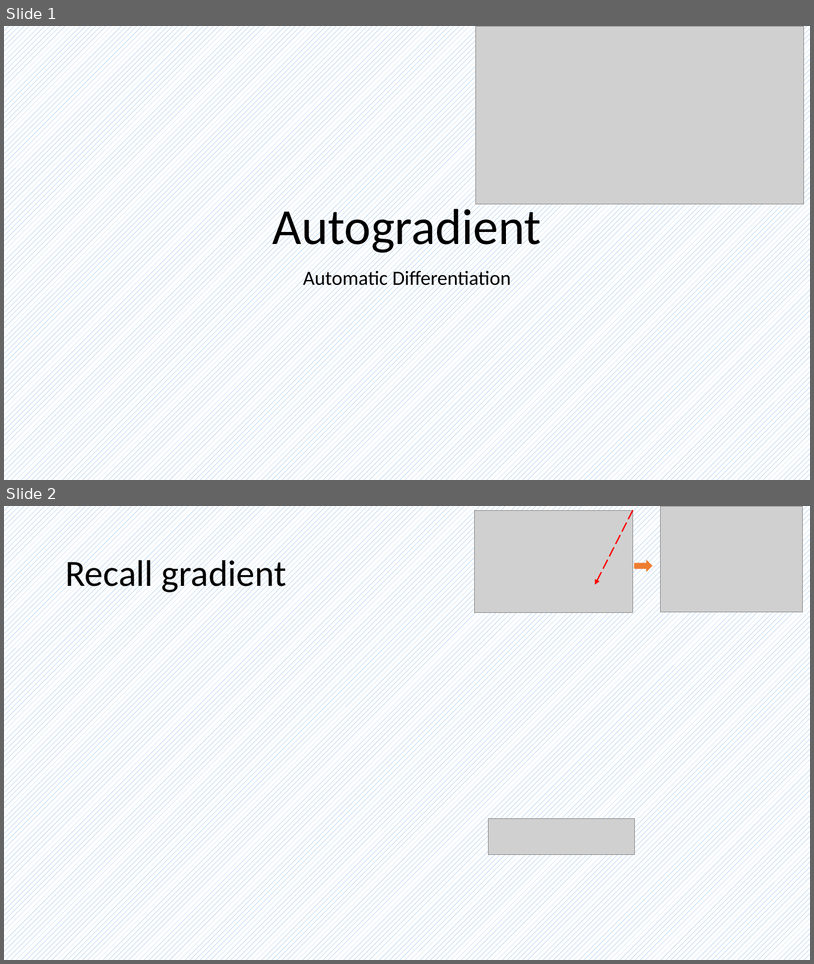
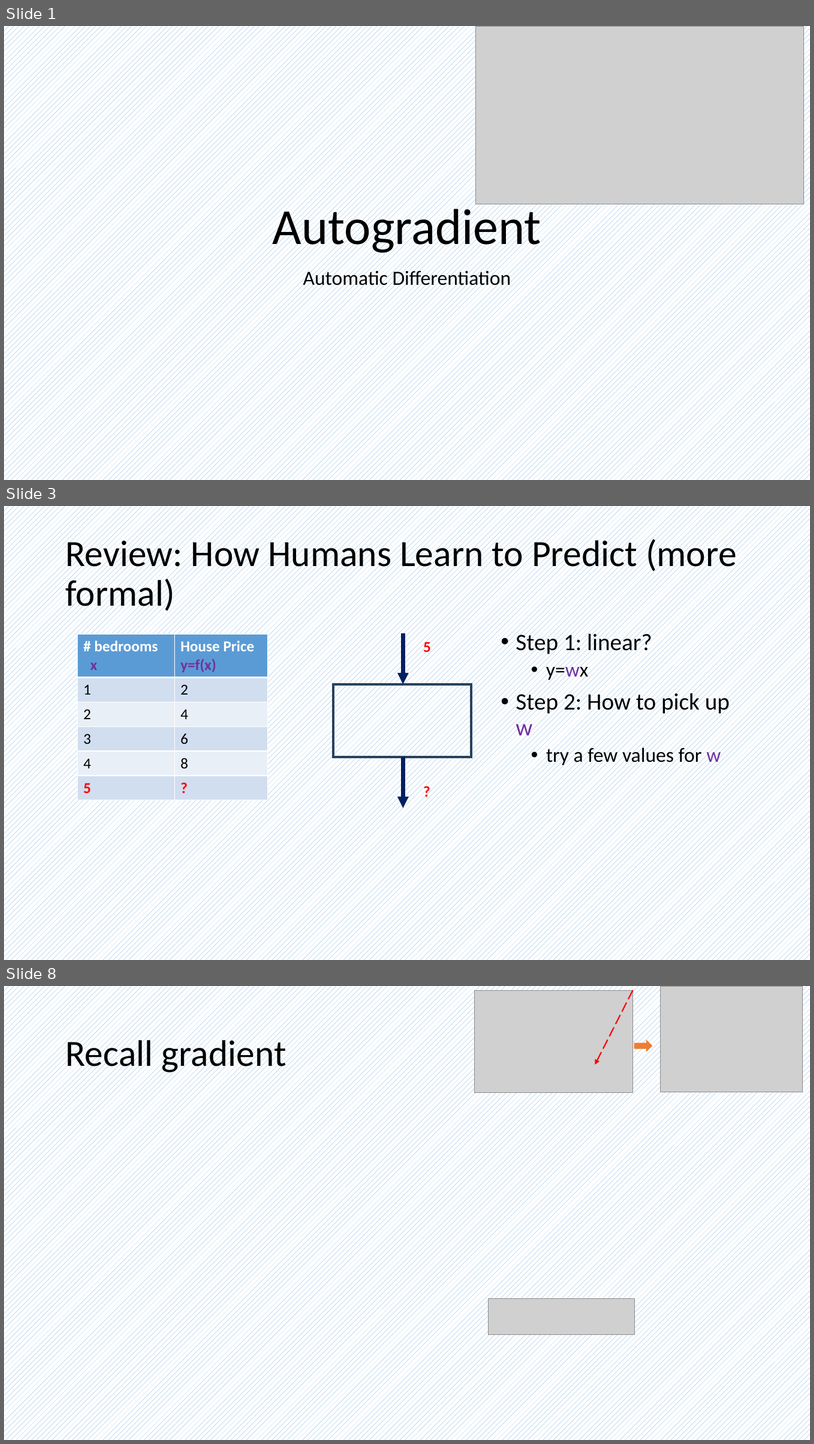
Before and after one commit to frankwxu/AI4DigitalForensics, a slide deck: CYFI445/lectures/03_linear_regressioin_autogradient/compute_autogradient.pptx. Shown one above the other, each under a label of ours: slides 1 and 2 before the commit, slides 1, 3 and 8 after it; the slides between them are not shown. The pictures are 814x964 and 814x1444 pixels, drawn with LibreOffice and Linux fonts; fonts in the diff are those of the drawing; grey boxes stand for pictures; background and template pictures are left out. Boxes give left, top, right and bottom in pixels: in the first picture for what was removed or moved away, otherwise in the second. Text is boxed around its words. In the diff, an @@ line names an element or a change of style, - is before the commit and + after.

```diff
--- a/CYFI445/lectures/03_linear_regressioin_autogradient/compute_autogradient.pptx
+++ b/CYFI445/lectures/03_linear_regressioin_autogradient/compute_autogradient.pptx
@@ slide 3 added at (4, 506, 810, 960), background pattern #5B9BD5 on #FFFFFF @@
@@ title added at (65, 535, 737, 615), 44 pt, text #000000 @@
+Review: How Humans Learn to Predict (more formal)
@@ text added at (516, 630, 730, 767), 28 pt, text #000000 @@
+• Step 1: linear?
+  • y=wx
+• Step 2: How to pick up w
+  • try a few values for w
@@ table added at (77, 634, 268, 799), 6 rows, 2 columns @@
+# bedrooms / x | House Price y=f(x)
+1 | 2
+2 | 4
+3 | 6
+4 | 8
+5 | ?
@@ arrow added from (403, 634) to (403, 684), #002060 4.5 pt @@
@@ text added at (423, 640, 431, 656), 18 pt, text #FF0000, bold @@
+5
@@ rectangle added at (333, 684, 471, 757), outline #28445D 3 pt @@
@@ arrow added from (403, 757) to (403, 808), #002060 4.5 pt @@
@@ text added at (418, 779, 464, 803), 18 pt, text #FF0000, bold @@
+?
@@ what was slide 2 is now slide 8 @@
```
Also in this commit, not shown: 5 other slides added, 4 other files.
